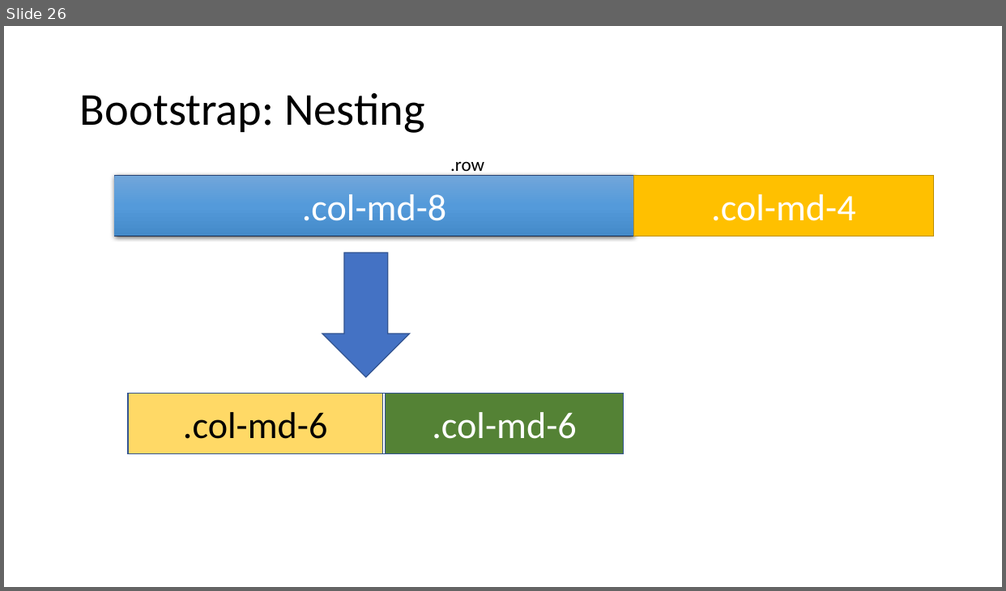
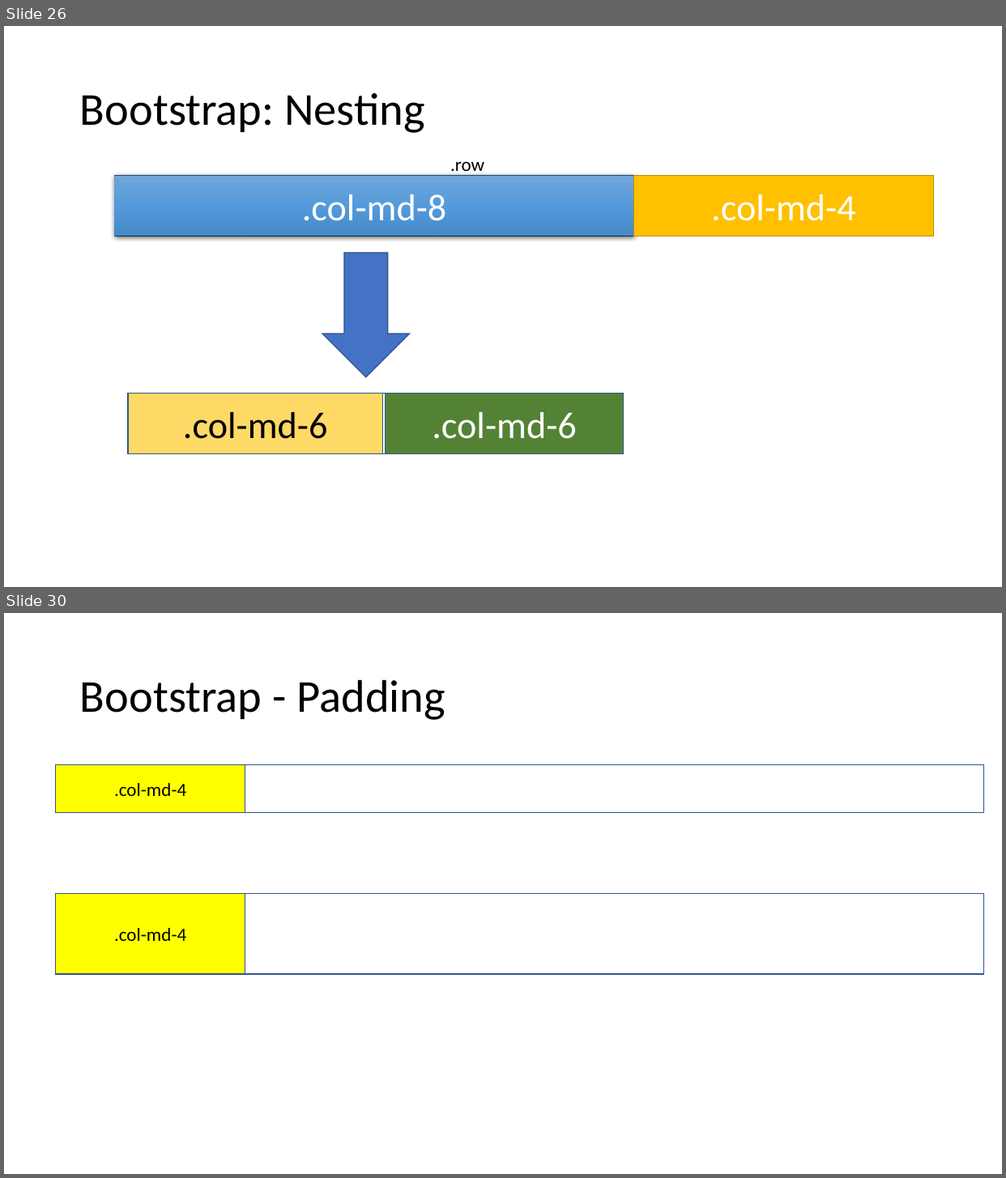
Before and after one commit to PiyushChaturvedii/Batch04, a slide deck: What is Bootstrap.pptx. Shown one above the other, each under a label of ours: slide 26 before the commit, slides 26 and 30 after it; the slides between them are not shown. The pictures are 1006x591 and 1006x1178 pixels, drawn with LibreOffice and Linux fonts; fonts in the diff are those of the drawing. Boxes give left, top, right and bottom in pixels: in the first picture for what was removed or moved away, otherwise in the second. Text is boxed around its words. In the diff, an @@ line names an element or a change of style, - is before the commit and + after.

```diff
--- a/What is Bootstrap.pptx
+++ b/What is Bootstrap.pptx
@@ slide 30 added at box(4, 613, 1002, 1174), background #FFFFFF @@
@@ title added at box(80, 679, 445, 720), 44 pt, text #000000 @@
+Bootstrap - Padding
@@ rectangle added at box(56, 765, 984, 813), outline #325491 1 pt @@
@@ rectangle added at box(56, 765, 245, 813), fill #FFFF00, outline #325491 1 pt, 18 pt, text #000000 @@
+.col-md-4
@@ rectangle added at box(56, 894, 984, 974), outline #325491 1 pt @@
@@ rectangle added at box(56, 894, 245, 974), fill #FFFF00, outline #325491 1 pt, 18 pt, text #000000 @@
+.col-md-4
```
Also in this commit, not shown: 1 slide changed, 4 other slides added, 11 other files.
